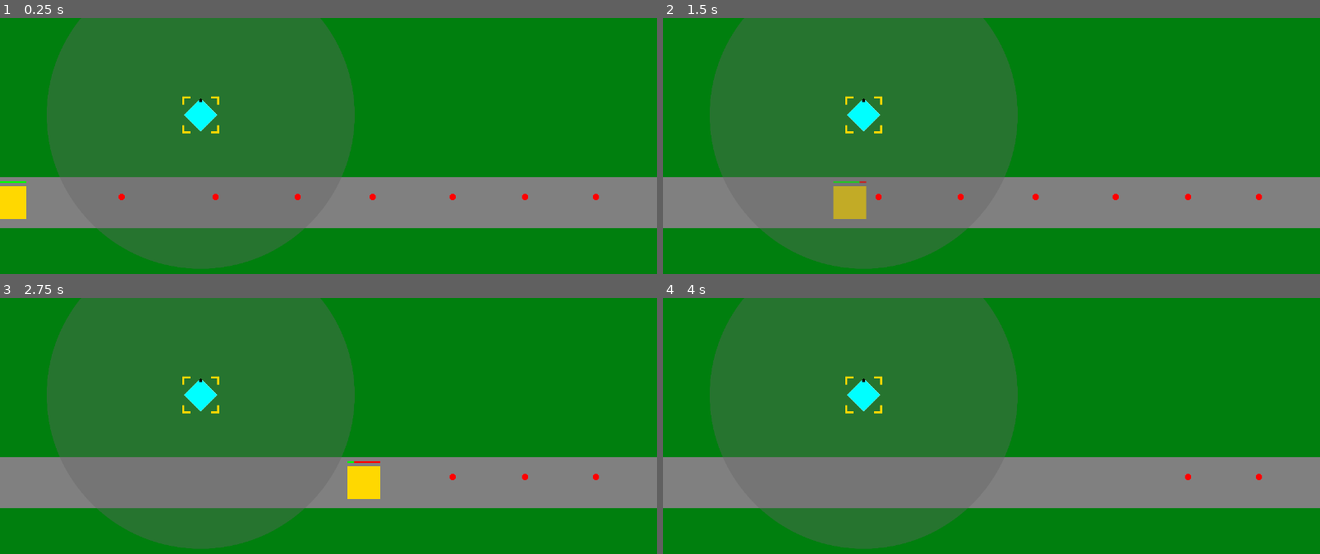
Above: before the commit, frames 1-4 (two rows, left to right).
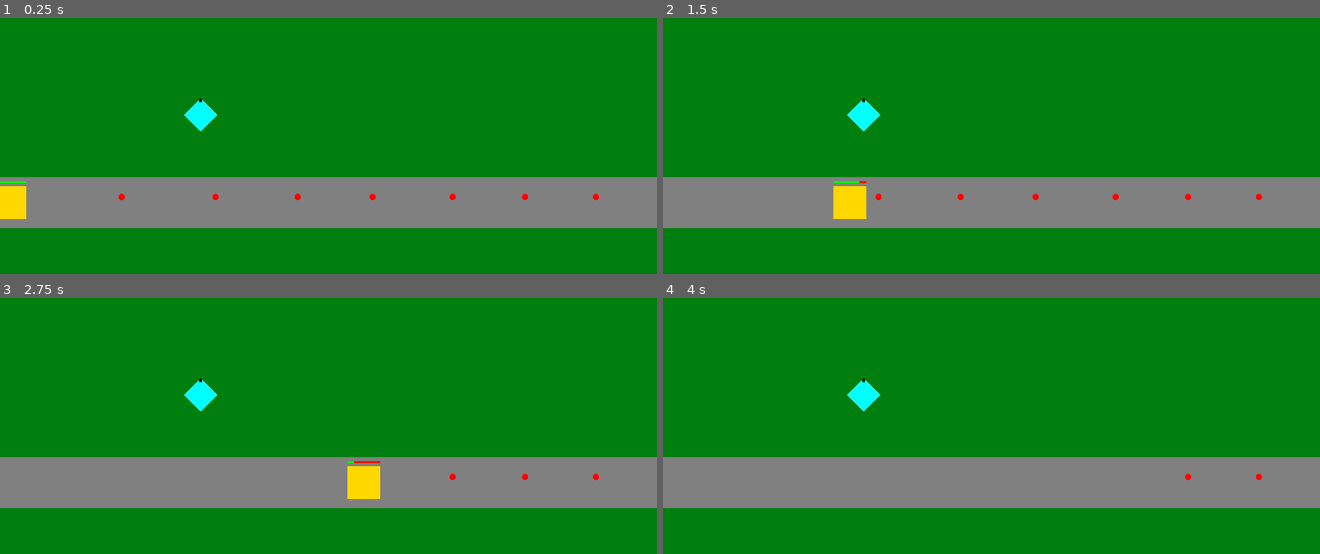
Above: after the commit, the same moments.

Repository: phrasmotica/godot-tower-defence
Game: Godot game, scene res://scenes/game.tscn
Two runs of this game, one before a commit and one after it. Both use one fixed random seed, a clock stepped at 60 frames per second and the inputs below.
Inputs (mouse positions are in pixels of both pictures, inside the frame that each line leads up to):
- Up to frame 1 (0.25 s): no input
- Up to frame 2 (1.5 s): move the mouse to (1136, 184) at 0.52 s; click (1136, 184) at 0.67 s; move the mouse to (860, 220) at 1.27 s; click (860, 220) at 1.42 s
- Up to frame 3 (2.75 s): move the mouse to (394, 400) at 2.02 s; click (394, 400) at 2.17 s
- Up to frame 4 (4 s): move the mouse to (outside the picture) at 2.77 s; click (outside the picture) at 2.92 s; move the mouse to (1188, 538) at 3.52 s; click (1188, 538) at 3.67 s

The runs differ from the first frame. In frame 1, 31% of the frame differs, in the area x 7-54%, y 0-99%; in frame 2, 31%; in frame 3, 31%; in frame 4, 31%.

Commit message:
Allow hovering over gun tower to show its range, and clicking the tower to show its selection sprite

Diff:
--- a/scenes/gun_tower.tscn
+++ b/scenes/gun_tower.tscn
@@ -1,10 +1,14 @@
-[gd_scene load_steps=16 format=3 uid="uid://bm6ytyxvbceh0"]
+[gd_scene load_steps=18 format=3 uid="uid://bm6ytyxvbceh0"]
 
 [ext_resource type="Texture2D" uid="uid://b3723x1ovx18d" path="res://assets/sprites/tower1.png" id="1_h2pjr"]
+[ext_resource type="Script" path="res://scripts/tower.gd" id="1_v8t2a"]
 [ext_resource type="Texture2D" uid="uid://i2j4kvn0w7q4" path="res://assets/sprites/range.png" id="2_ryqgt"]
 [ext_resource type="Texture2D" uid="uid://du6xscvmfx8l8" path="res://assets/sprites/towerselection.png" id="3_ksutm"]
 [ext_resource type="Texture2D" uid="uid://bqxjks1khgpr4" path="res://assets/sprites/tower1upgrade1.png" id="4_gubpj"]
 [ext_resource type="Texture2D" uid="uid://cyvmiovifx22h" path="res://assets/sprites/tower1upgrade2.png" id="5_kp04t"]
+
+[sub_resource type="RectangleShape2D" id="RectangleShape2D_p0cbx"]
+size = Vector2(64, 64)
 
 [sub_resource type="AtlasTexture" id="AtlasTexture_xedab"]
 atlas = ExtResource("2_ryqgt")
@@ -82,6 +86,12 @@
 }]
 
 [node name="GunTower" type="Node2D"]
+script = ExtResource("1_v8t2a")
+
+[node name="CollisionArea" type="Area2D" parent="."]
+
+[node name="CollisionShape" type="CollisionShape2D" parent="CollisionArea"]
+shape = SubResource("RectangleShape2D_p0cbx")
 
 [node name="Range" type="Node2D" parent="."]
 
@@ -90,6 +100,7 @@
 sprite_frames = SubResource("SpriteFrames_ocubu")
 
 [node name="Selection" type="Node2D" parent="."]
+visible = false
 
 [node name="SelectionSprite" type="AnimatedSprite2D" parent="Selection"]
 sprite_frames = SubResource("SpriteFrames_7prn5")
@@ -112,3 +123,7 @@
 
 [node name="Upgrade2Sprite" type="AnimatedSprite2D" parent="Levels/Upgrade2"]
 sprite_frames = SubResource("SpriteFrames_luw1d")
+
+[connection signal="input_event" from="CollisionArea" to="." method="_on_collision_area_input_event"]
+[connection signal="mouse_entered" from="CollisionArea" to="." method="_on_collision_area_mouse_entered"]
+[connection signal="mouse_exited" from="CollisionArea" to="." method="_on_collision_area_mouse_exited"]
--- /dev/null
+++ b/scripts/tower.gd
@@ -0,0 +1,21 @@
+extends Node2D
+
+@onready var range_node = $Range
+@onready var selection_node = $Selection
+
+var is_selected = false
+
+func _ready():
+	range_node.hide()
+
+func _on_collision_area_mouse_entered():
+	range_node.show()
+
+func _on_collision_area_mouse_exited():
+	if not is_selected:
+		range_node.hide()
+
+func _on_collision_area_input_event(viewport:Node, event:InputEvent, shape_idx:int):
+	if event.is_pressed():
+		selection_node.show()
+		is_selected = true
